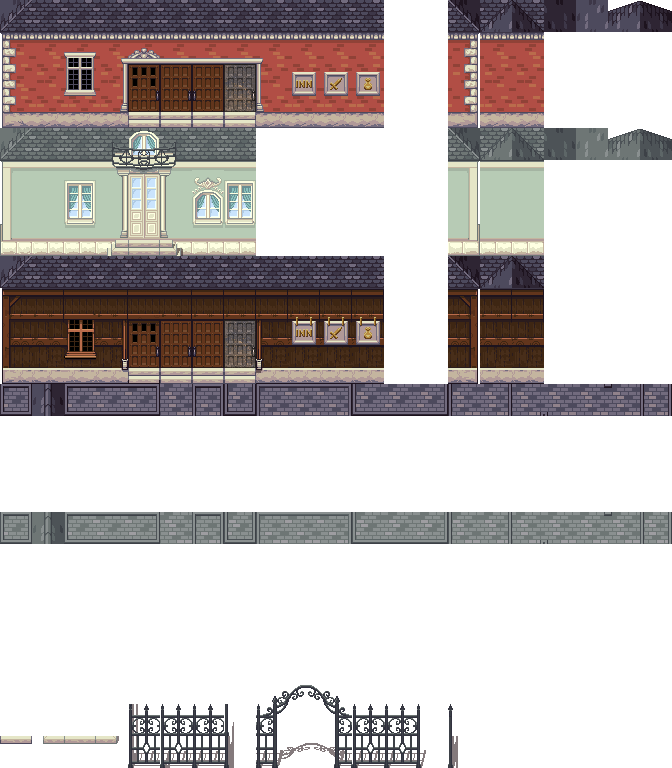
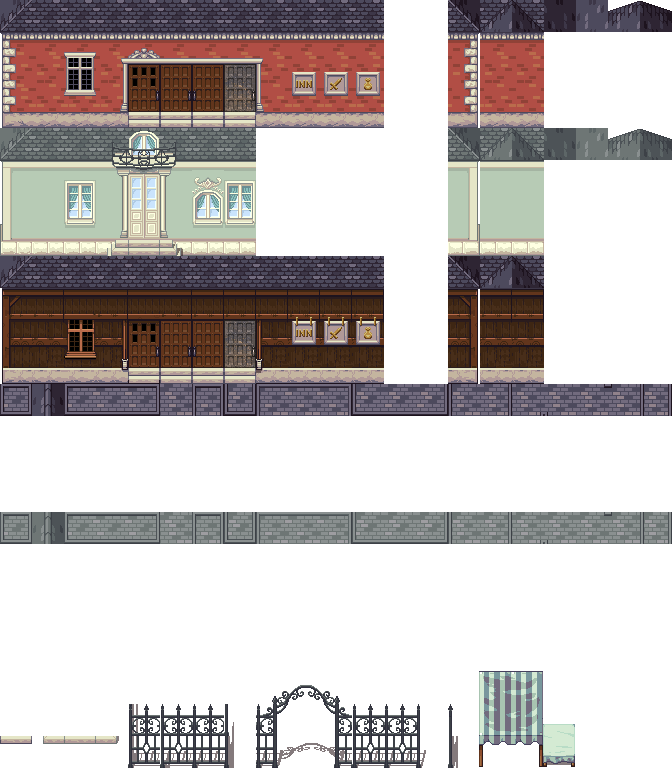
Layered file, before and after one edit (672 × 768). Changes by layer:
renamed "tiles" to "town_buildings.png", painted on it over [479, 671, 575, 767]
